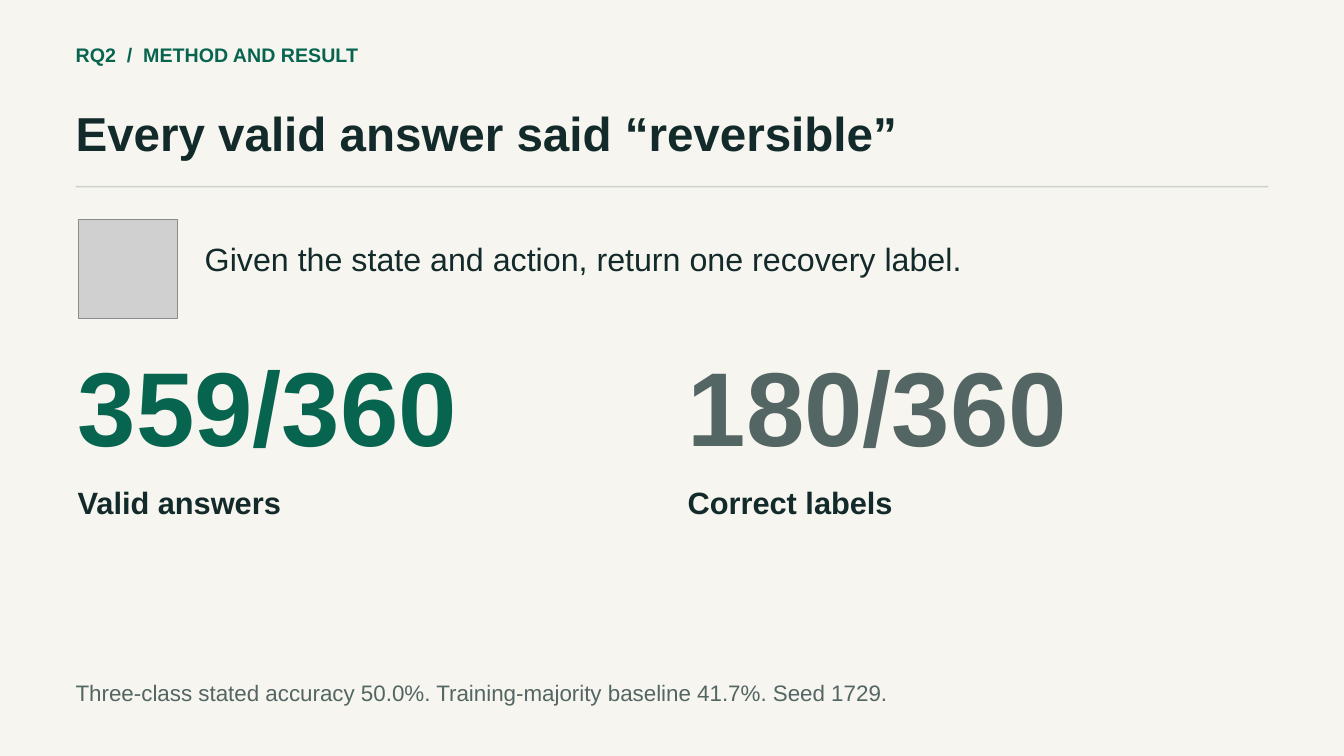
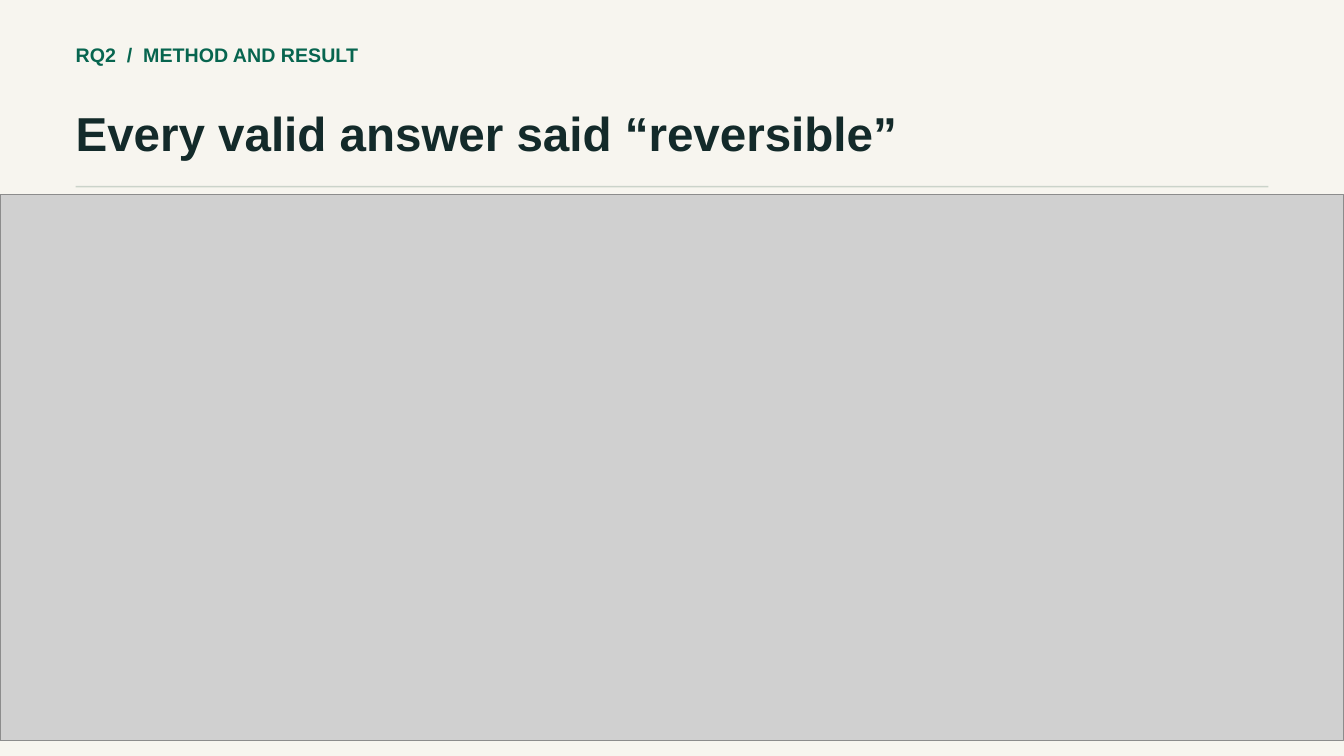
Before and after one commit to prithvi-kaizen/adnn-project, a slide deck: slide 6 of deliverables/reversibility-talk.pptx. Drawn at 1344x756 pixels with LibreOffice and Linux fonts; fonts in the diff are those of the drawing; grey boxes stand for pictures. Boxes give left, top, right and bottom in pixels: in the first picture for what was removed or moved away, otherwise in the second. Text is boxed around its words. In the diff, an @@ line names an element or a change of style, - is before the commit and + after.

```diff
--- a/deliverables/reversibility-talk.pptx
+++ b/deliverables/reversibility-talk.pptx
@@ picture added at [0,195,1344,741] @@
@@ picture removed at [79,220,177,319] @@
@@ text removed at [205,247,962,277] @@
-Given the state and action, return one recovery label.
@@ text removed at [78,370,457,448] @@
-359/360
@@ text removed at [688,370,1067,448] @@
-180/360
@@ text removed at [78,491,281,515] @@
-Valid answers
@@ text removed at [688,491,892,515] @@
-Correct labels
@@ text removed at [76,685,887,706] @@
-Three-class stated accuracy 50.0%. Training-majority baseline 41.7%. Seed 1729.
```
Also in this commit, not shown: 6 other slides changed, 15 other files.
